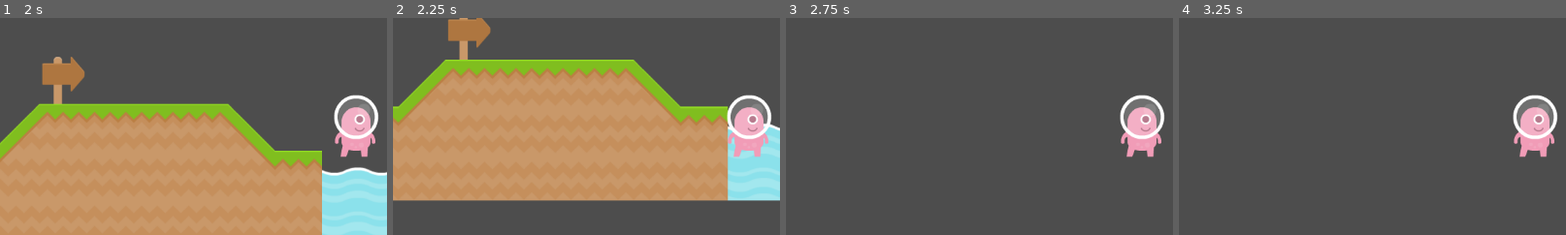
Above: before the commit, frames 1-4 (left to right).
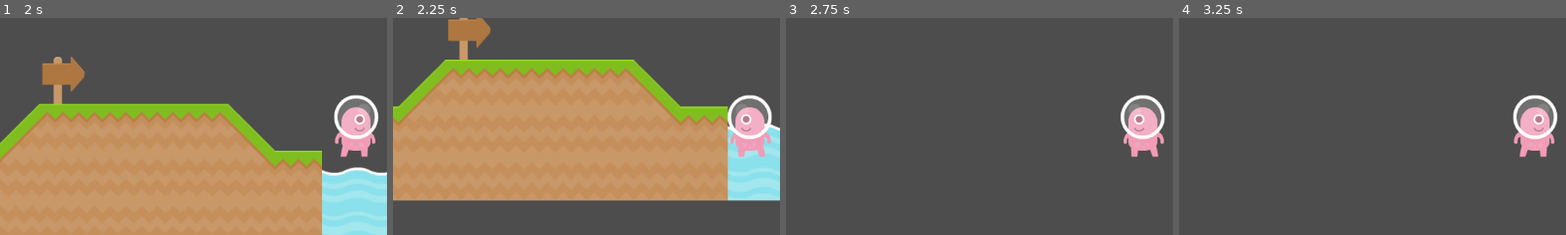
Above: after the commit, the same moments.

Repository: marleeeeeey/godot_exmples
Game: Godot game, scene res://scenes/main.tscn
Two runs of this game, one before a commit and one after it. Both use one fixed random seed, a clock stepped at 60 frames per second and the inputs below.
Inputs:
- Up to frame 1 (2 s): tap Enter (ui_accept) at 0.5, 0.77, 1.52 s; hold Right (ui_right) from 0.53 s (still down)
- Up to frame 2 (2.25 s): release Right (ui_right) at 2.03 s; hold Left (ui_left) from 2.03 s (still down)
- Up to frame 3 (2.75 s): keep holding Left (ui_left)
- Up to frame 4 (3.25 s): release Left (ui_left) at 2.78 s; hold Right (ui_right) from 2.78 s (still down); tap Enter (ui_accept) at 3.02 s
The pictures show only the part of the screen within x 4-54%, y 25-75%; the shares and areas given below are measured in that part.

Frame 1 is identical in both runs. In frame 2, 0.8% of the frame differs, in the area x 86-98%, y 35-64%; in frame 3, 0.8%, in the area x 86-98%, y 35-65%; in frame 4, nothing differs.

Commit message:
Add animation to the player. Refactoring file structure.

Diff:
--- a/006_character_2d_controller/scenes/scene_player_001/player.gd
+++ b/006_character_2d_controller/assets/scene_player_001/player.gd
@@ -1,5 +1,4 @@
 extends CharacterBody2D
-
 
 const SPEED = 300.0
 const JUMP_VELOCITY = -400.0
@@ -25,4 +24,19 @@
 	else:
 		velocity.x = move_toward(velocity.x, 0, SPEED)
 
+	# Update the direcion of animation.
+	if velocity.x < 0:
+		$AnimatedSprite2D.flip_h = true
+	elif velocity.x > 0:
+		$AnimatedSprite2D.flip_h = false
+
+	# Update the animation.
+	if is_on_floor():
+		if velocity.x == 0:
+			$AnimatedSprite2D.play("idle")
+		else:
+			$AnimatedSprite2D.play("walk")
+	else:
+		$AnimatedSprite2D.play("idle")
+
 	move_and_slide()
--- a/006_character_2d_controller/scenes/scene_player_001/player.tscn
+++ b/006_character_2d_controller/assets/scene_player_001/player.tscn
@@ -1,7 +1,7 @@
 [gd_scene load_steps=4 format=3 uid="uid://b44gy86luotnb"]
 
-[ext_resource type="Script" path="res://scenes/scene_player_001/player.gd" id="1_u84ey"]
-[ext_resource type="Texture2D" uid="uid://4afvuhouabva" path="res://assets/sprites_buble_man/p3_stand.png" id="1_vqu7c"]
+[ext_resource type="Script" path="res://assets/scene_player_001/player.gd" id="1_u84ey"]
+[ext_resource type="SpriteFrames" uid="uid://d0dv551r7n8oq" path="res://assets/scene_player_001/player_sprite_frames.tres" id="3_8u6mn"]
 
 [sub_resource type="CapsuleShape2D" id="CapsuleShape2D_mlysa"]
 radius = 32.0
@@ -10,8 +10,9 @@
 [node name="Player" type="CharacterBody2D"]
 script = ExtResource("1_u84ey")
 
-[node name="IdleSprite" type="Sprite2D" parent="."]
-texture = ExtResource("1_vqu7c")
+[node name="AnimatedSprite2D" type="AnimatedSprite2D" parent="."]
+sprite_frames = ExtResource("3_8u6mn")
+animation = &"idle"
 
 [node name="CollisionShape2D" type="CollisionShape2D" parent="."]
 shape = SubResource("CapsuleShape2D_mlysa")
--- /dev/null
+++ b/006_character_2d_controller/assets/scene_player_001/player_sprite_frames.tres
@@ -0,0 +1,63 @@
+[gd_resource type="SpriteFrames" load_steps=13 format=3 uid="uid://d0dv551r7n8oq"]
+
+[ext_resource type="Texture2D" uid="uid://6ucukqupv4ga" path="res://assets/scene_player_001/player_sprites/p3_walk01.png" id="1_gqkrn"]
+[ext_resource type="Texture2D" uid="uid://4afvuhouabva" path="res://assets/scene_player_001/player_sprites/p3_stand.png" id="1_ubfpv"]
+[ext_resource type="Texture2D" uid="uid://b1rfsitladhmb" path="res://assets/scene_player_001/player_sprites/p3_walk02.png" id="2_kyusw"]
+[ext_resource type="Texture2D" uid="uid://drcdmkqsrg3q8" path="res://assets/scene_player_001/player_sprites/p3_walk03.png" id="3_dn4gg"]
+[ext_resource type="Texture2D" uid="uid://dpv5xeh4yewmm" path="res://assets/scene_player_001/player_sprites/p3_walk04.png" id="4_8g2rv"]
+[ext_resource type="Texture2D" uid="uid://b2h7k5guckd4s" path="res://assets/scene_player_001/player_sprites/p3_walk05.png" id="5_gyiul"]
+[ext_resource type="Texture2D" uid="uid://cguaer6145vqs" path="res://assets/scene_player_001/player_sprites/p3_walk06.png" id="6_m8oy8"]
+[ext_resource type="Texture2D" uid="uid://2frw6aqosh16" path="res://assets/scene_player_001/player_sprites/p3_walk07.png" id="7_m1dv4"]
+[ext_resource type="Texture2D" uid="uid://bbu3elrtlsm41" path="res://assets/scene_player_001/player_sprites/p3_walk08.png" id="8_3iq6x"]
+[ext_resource type="Texture2D" uid="uid://3s71tfgo2vlw" path="res://assets/scene_player_001/player_sprites/p3_walk09.png" id="9_btolr"]
+[ext_resource type="Texture2D" uid="uid://cwnypaxbjusmg" path="res://assets/scene_player_001/player_sprites/p3_walk10.png" id="10_d150t"]
+[ext_resource type="Texture2D" uid="uid://c32h1ar7njowp" path="res://assets/scene_player_001/player_sprites/p3_walk11.png" id="11_adt3q"]
+
+[resource]
+animations = [{
+"frames": [{
+"duration": 1.0,
+"texture": ExtResource("1_ubfpv")
+}],
+"loop": true,
+"name": &"idle",
+"speed": 5.0
+}, {
+"frames": [{
+"duration": 1.0,
+"texture": ExtResource("1_gqkrn")
+}, {
+"duration": 1.0,
+"texture": ExtResource("2_kyusw")
+}, {
+"duration": 1.0,
+"texture": ExtResource("3_dn4gg")
+}, {
+"duration": 1.0,
+"texture": ExtResource("4_8g2rv")
+}, {
+"duration": 1.0,
+"texture": ExtResource("5_gyiul")
+}, {
+"duration": 1.0,
+"texture": ExtResource("6_m8oy8")
+}, {
+"duration": 1.0,
+"texture": ExtResource("7_m1dv4")
+}, {
+"duration": 1.0,
+"texture": ExtResource("8_3iq6x")
+}, {
+"duration": 1.0,
+"texture": ExtResource("9_btolr")
+}, {
+"duration": 1.0,
+"texture": ExtResource("10_d150t")
+}, {
+"duration": 1.0,
+"texture": ExtResource("11_adt3q")
+}],
+"loop": true,
+"name": &"walk",
+"speed": 15.0
+}]
--- a/006_character_2d_controller/scenes/main.tscn
+++ b/006_character_2d_controller/scenes/main.tscn
@@ -1,6 +1,6 @@
 [gd_scene load_steps=3 format=3 uid="uid://dkh83exbks12h"]
 
-[ext_resource type="PackedScene" uid="uid://b44gy86luotnb" path="res://scenes/scene_player_001/player.tscn" id="1_gn1tk"]
+[ext_resource type="PackedScene" uid="uid://b44gy86luotnb" path="res://assets/scene_player_001/player.tscn" id="1_gn1tk"]
 [ext_resource type="TileSet" uid="uid://l3se0e5ejwgk" path="res://assets/tileset_platformer_001/tileset_platformer_001.tres" id="2_8tlc3"]
 
 [node name="Main" type="Node2D"]
Renamed: 006_character_2d_controller/assets/sprites_buble_man/p3_stand.png -> 006_character_2d_controller/assets/scene_player_001/player_sprites/p3_stand.png
Not shown, added: 006_character_2d_controller/assets/scene_player_001/player_sprites/p3_stand.png.import
Renamed: 006_character_2d_controller/assets/sprites_buble_man/p3_walk01.png -> 006_character_2d_controller/assets/scene_player_001/player_sprites/p3_walk01.png
Not shown, added: 006_character_2d_controller/assets/scene_player_001/player_sprites/p3_walk01.png.import
Renamed: 006_character_2d_controller/assets/sprites_buble_man/p3_walk02.png -> 006_character_2d_controller/assets/scene_player_001/player_sprites/p3_walk02.png
Not shown, added: 006_character_2d_controller/assets/scene_player_001/player_sprites/p3_walk02.png.import
Renamed: 006_character_2d_controller/assets/sprites_buble_man/p3_walk03.png -> 006_character_2d_controller/assets/scene_player_001/player_sprites/p3_walk03.png
Not shown, changed: 006_character_2d_controller/assets/scene_player_001/player_sprites/p3_walk03.png.import
Renamed: 006_character_2d_controller/assets/sprites_buble_man/p3_walk04.png -> 006_character_2d_controller/assets/scene_player_001/player_sprites/p3_walk04.png
Not shown, changed: 006_character_2d_controller/assets/scene_player_001/player_sprites/p3_walk04.png.import
Renamed: 006_character_2d_controller/assets/sprites_buble_man/p3_walk05.png -> 006_character_2d_controller/assets/scene_player_001/player_sprites/p3_walk05.png
Not shown, changed: 006_character_2d_controller/assets/scene_player_001/player_sprites/p3_walk05.png.import
(and 12 more such lines)
